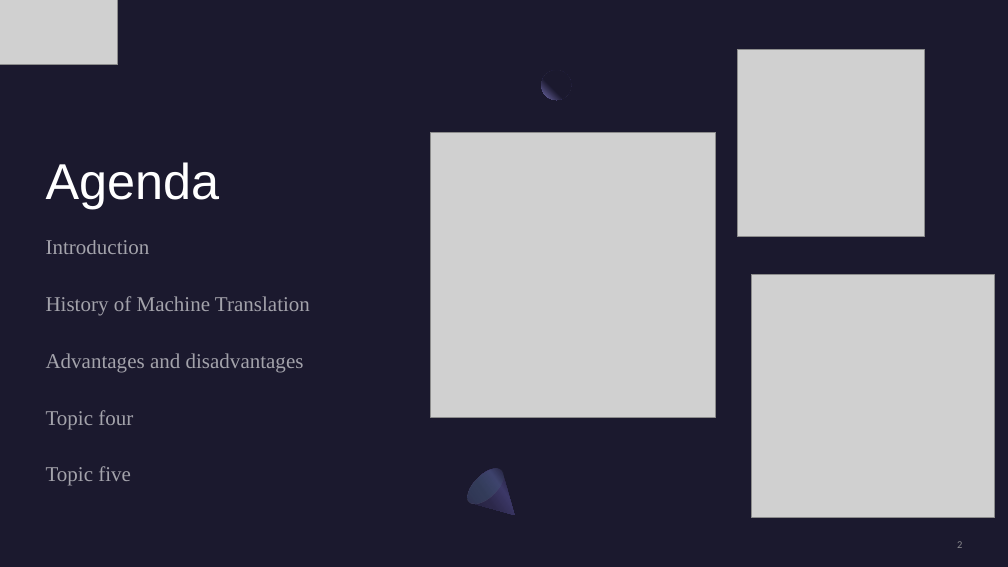
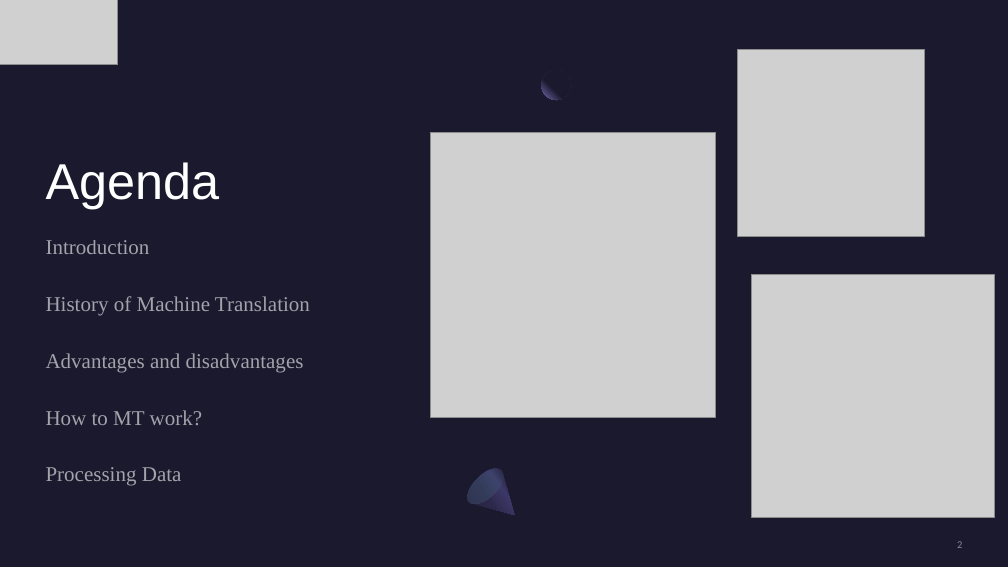
Before and after one commit to kiranes8c/CNTT2, a slide deck: slide 2 of DOC/Tuan 1 - Tìm hiểu machine translation.pptx. Drawn at 1008x567 pixels with LibreOffice and Linux fonts; fonts in the diff are those of the drawing; grey boxes stand for pictures. Boxes give left, top, right and bottom in pixels: in the first picture for what was removed or moved away, otherwise in the second. Text is boxed around its words. In the diff, an @@ line names an element or a change of style, - is before the commit and + after.

Commit message:
file data chuan

```diff
--- a/DOC/Tuan 1 - Tìm hiểu machine translation.pptx
+++ b/DOC/Tuan 1 - Tìm hiểu machine translation.pptx
@@ text at <box>46,410,203,486</box>: text changed @@
-Topic four
-Topic five
+How to MT work?
+Processing Data
```
Also in this commit, not shown: 1 other slide changed, 3 other files.
